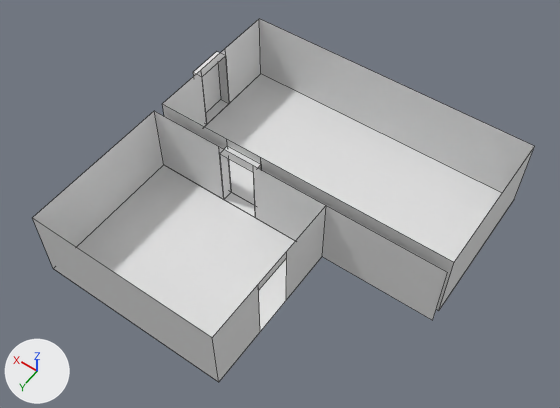
Renders of the Blender file Levels/moma-gallery.blend from each side of a commit.
Rendered twice from a camera (50 mm lens) standing at (-20.6, 18.9, 31.0) and looking at (-7.4, 0.5, 2.0). Arrows for +X, +Y and +Z are at lower left; the lights stay in place. Mesh edges are drawn as thin lines.

Objects in the first picture: 'Plane-col', 'Plane.002-col', 'Plane.003-col', 'Plane.003-col.001', 'Plane.005-col', 'Plane.006-col', 'Plane.007-col', 'Plane.008-col', 'Plane.010-col', 'Plane.012-col', 'Plane.014-col', 'Plane.015-col', 'Plane.017-col', 'Plane.018-col', 'Plane.019-col'.
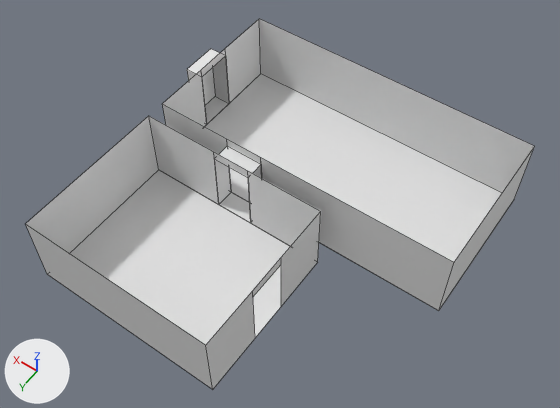
Commit message: Deepen passageways to 1m.

What changed in the scene script:
```text
Change me_plane_003:
    where me_plane_003.from_pydata(...)  # 8 vertices, 4 faces; spans x 0.0..0.6, y 1.0..3.0, z -2.0..1.5
    used by ob_plane_003_col; location = (0.0, -6.0, 2.0)
    me_plane_003 part 1: the whole mesh is scaled about the mesh origin by (1.67, 1, 1)
Change me_plane_011:
    where me_plane_011.from_pydata(...)  # 4 vertices, 1 face; spans x -10.0..0.0, y 3.0, z -2.0..2.0
    used by ob_plane_010_col; location = (-6.0, -2.4, 2.0)
    me_plane_011 part 2
    me_plane_011.vertices[2].co: (-10.0, 3.0, -2.0) -> (-4.0, 3.0, -2.0)  # pixel (432, 320) -> pixel (317, 262)
    me_plane_011.vertices[3].co: (-10.0, 3.0, 2.0) -> (-4.0, 3.0, 2.0)  # pixel (447, 272) -> pixel (320, 211)
Change ob_plane_008_col:
    ob_plane_008_col.location: (0.0, -2.4, 2.0) -> (0.0, -2.0, 2.0)
Change ob_plane_010_col:
    ob_plane_010_col.location: (-6.0, -2.4, 2.0) -> (-6.0, -2.0, 2.0)
Change ob_plane_012_col:
    ob_plane_012_col.location: (-6.0, -3.0, 2.0) -> (-6.0, -2.6, 2.0)
Change ob_plane_014_col:
    ob_plane_014_col.location: (-10.0, 3.6, 2.0) -> (-10.0, 4.0, 2.0)
Change ob_plane_018_col:
    ob_plane_018_col.location: (-3.0, -7.4, 2.0) -> (-3.0, -7.0, 2.0)
Change ob_plane_003_col_001:
    ob_plane_003_col_001.location: (0.0, -6.0, 2.0) -> (0.4, -6.0, 2.0)
```

What differs and where, as boxes [x1, y1, x2, y2] in the pictures (560 x 408 px):
'Plane.010-col', reshaped, moved: before [253, 165, 447, 320]; after [248, 171, 321, 246]
'Plane.018-col', moved: before [33, 219, 219, 382]; after [26, 225, 213, 389]
'Plane.008-col', moved: before [154, 111, 224, 199]; after [149, 116, 219, 204]
'Plane.014-col', moved: before [286, 206, 326, 300]; after [281, 212, 321, 306]
'Plane.003-col', mesh rescaled (16% wider): before [193, 52, 229, 124]; after [187, 49, 229, 124]
'Plane.003-col.001', moved: before [202, 63, 221, 112]; after [202, 68, 215, 105]
'Plane.012-col', moved: before [219, 147, 253, 172]; after [214, 152, 248, 177]
'Plane.005-col', unchanged, uncovered by the edit: [261, 158, 454, 311] in both
